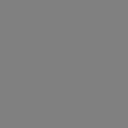
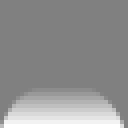
Two versions of the same layered image (128 × 128). Layer-by-layer changes:
removed group "bricks" (1st of 2) (7 layers) over [0,88,124,128]
added group "spawn" (1st of 2) with 2 layers over [0,88,124,128]
added layer "spawn" (2nd of 2, in "spawn") in group "spawn" over [0,88,124,128]
